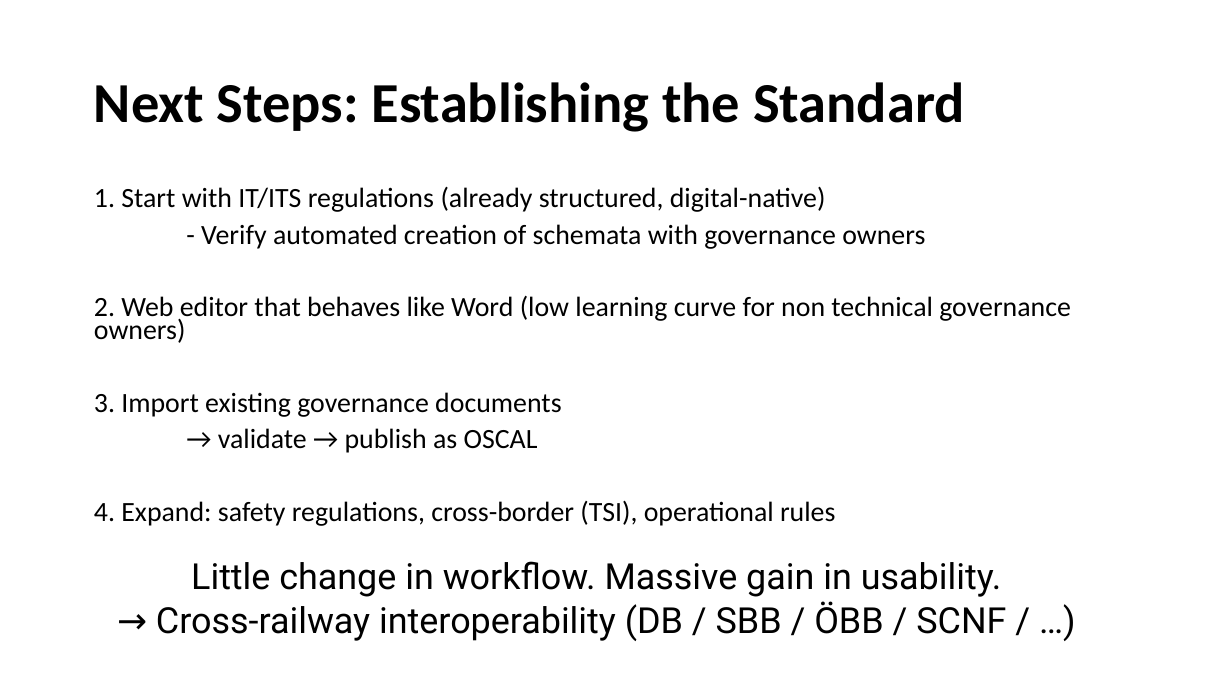
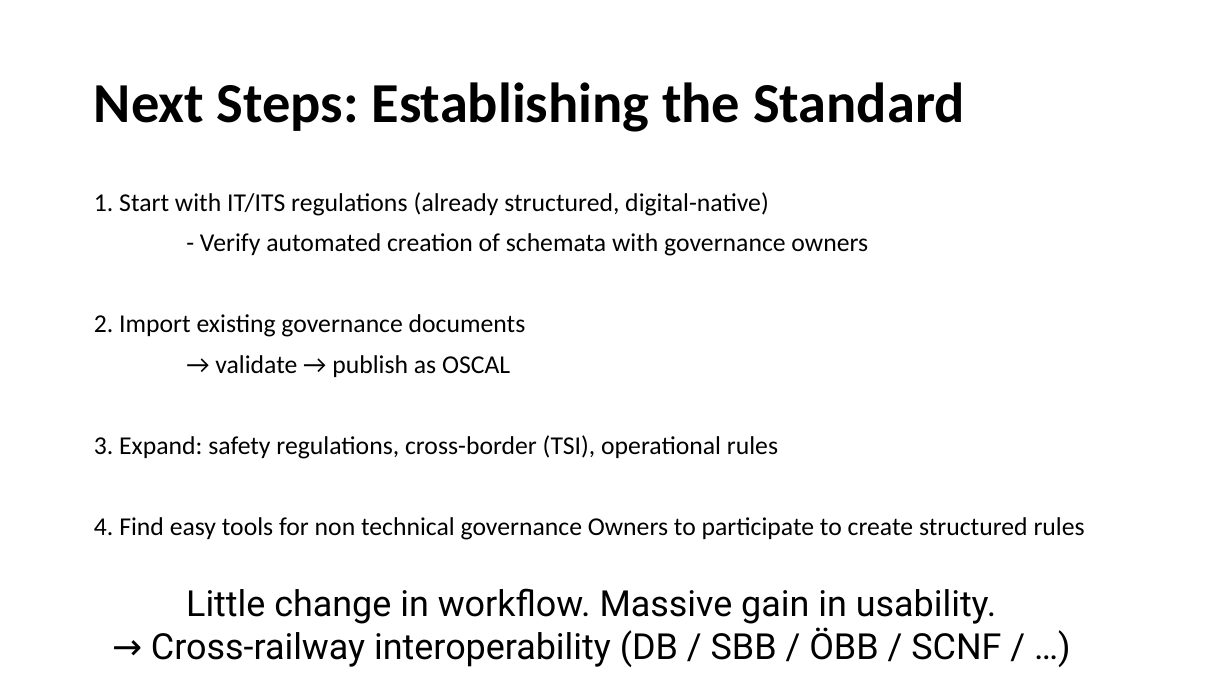
Before and after one commit to OpenRail-Playground/A38, a slide deck: slide 9 of whomakestherules/A38_H4R2026_Ch7.pptx (slide 7 before the commit). Drawn at 1232x693 pixels with LibreOffice and Linux fonts; fonts in the diff are those of the drawing; background and template pictures are left out. Boxes give left, top, right and bottom in pixels: in the first picture for what was removed or moved away, otherwise in the second. Text is boxed around its words. In the diff, an @@ line names an element or a change of style, - is before the commit and + after.

```diff
--- a/whomakestherules/A38_H4R2026_Ch7.pptx
+++ b/whomakestherules/A38_H4R2026_Ch7.pptx
@@ text at <box>94,192,868,377</box>: size 21.7 to 20 pt in "1. Start with IT/ITS regulations (already structured, ...", "- Verify automated creation of schemata with ...", "→ validate → publish as OSCAL"; line spacing 0.7 to 0.9 @@
@@ text at <box>94,314,526,337</box>: text changed; size 21.7 to 20 pt @@
-2. Web editor that behaves like Word (low learning curve for non technical governance owners)
-3. Import existing governance documents
+2. Import existing governance documents
@@ text at <box>94,435,1085,540</box>: text changed; size 21.7 to 20 pt @@
-4. Expand: safety regulations, cross-border (TSI), operational rules
+3. Expand: safety regulations, cross-border (TSI), operational rules
+4. Find easy tools for non technical governance Owners to participate to create structured rules
@@ text "Little change in workflow. Massive ...": place and size @@
-text "Little change in workflow. Massive ..." at <box>156,561,1006,641</box>
+text "Little change in workflow. Massive ..." at <box>151,588,1001,667</box>
```
Also in this commit, not shown: 4 other slides changed, 3 slides added, 1 slide removed, 2 other files.
